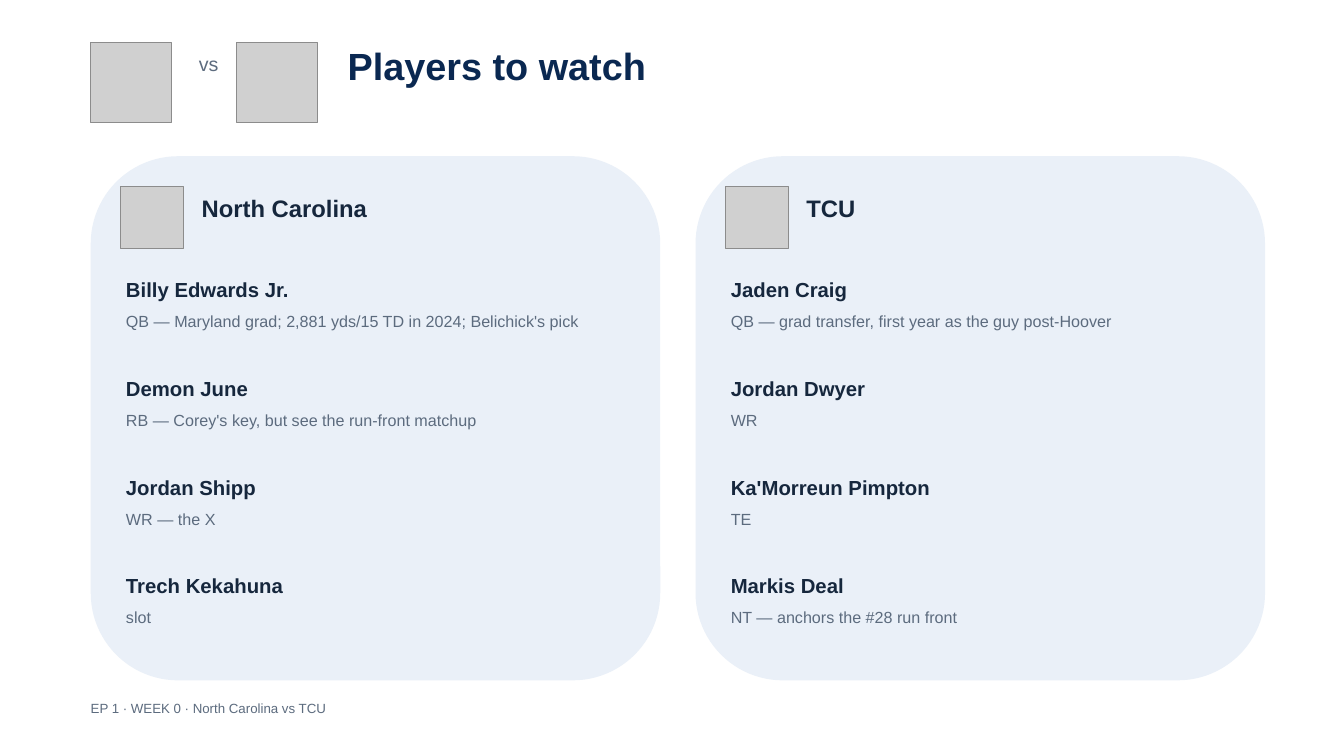
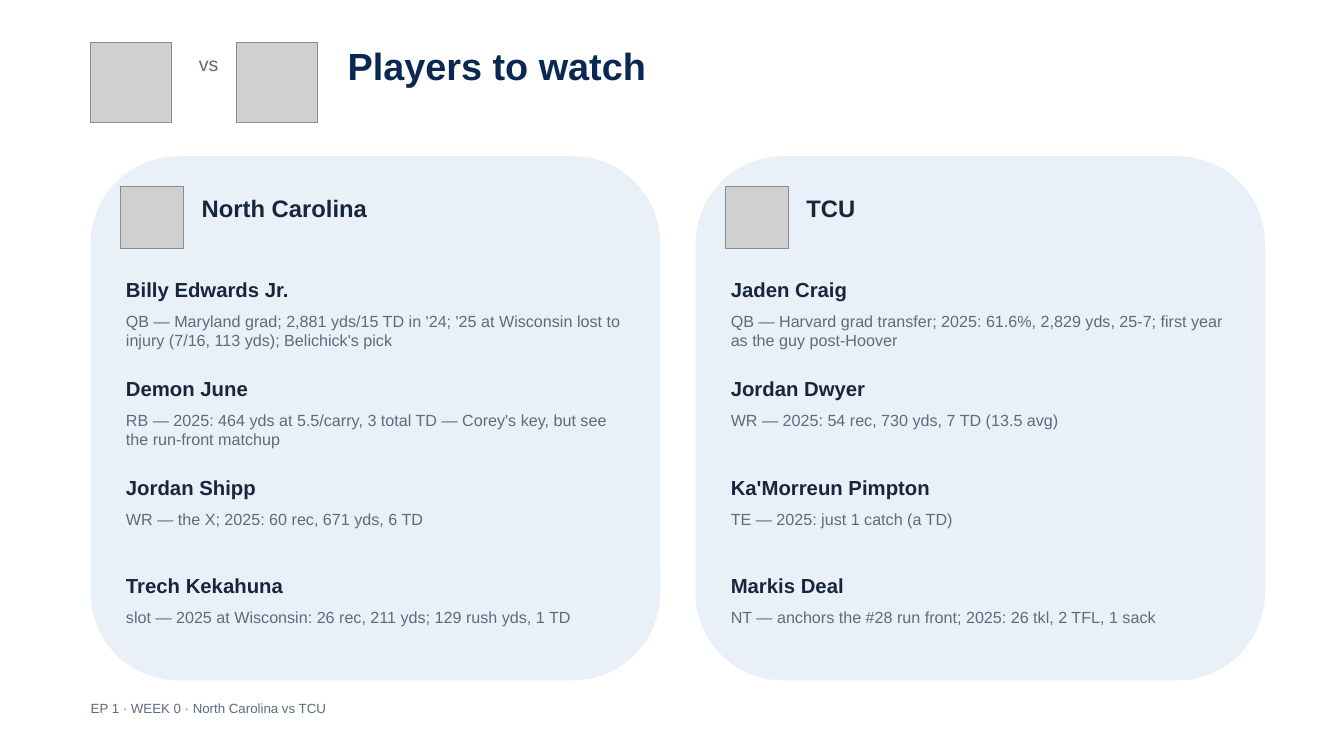
Before and after one commit to lucasalvarezflorida-lab/ncaa-fbs-analytics, a slide deck: slide 3 of decks/2026_Week0_Episode1.pptx. Drawn at 1344x756 pixels with LibreOffice and Linux fonts; fonts in the diff are those of the drawing; grey boxes stand for pictures. Boxes give left, top, right and bottom in pixels: in the first picture for what was removed or moved away, otherwise in the second. Text is boxed around its words. In the diff, an @@ line names an element or a change of style, - is before the commit and + after.

```diff
--- a/decks/2026_Week0_Episode1.pptx
+++ b/decks/2026_Week0_Episode1.pptx
@@ text at (126,315,620,350): text changed @@
-QB — Maryland grad; 2,881 yds/15 TD in 2024; Belichick's pick
+QB — Maryland grad; 2,881 yds/15 TD in '24; '25 at Wisconsin lost to injury (7/16, 113 yds); Belichick's pick
@@ text at (731,315,1222,350): text changed @@
-QB — grad transfer, first year as the guy post-Hoover
+QB — Harvard grad transfer; 2025: 61.6%, 2,829 yds, 25-7; first year as the guy post-Hoover
@@ text at (126,414,606,449): text changed @@
-RB — Corey's key, but see the run-front matchup
+RB — 2025: 464 yds at 5.5/carry, 3 total TD — Corey's key, but see the run-front matchup
@@ text at (731,414,1058,430): text changed @@
-WR
+WR — 2025: 54 rec, 730 yds, 7 TD (13.5 avg)
@@ text at (126,513,423,529): text changed @@
-WR — the X
+WR — the X; 2025: 60 rec, 671 yds, 6 TD
@@ text at (731,513,953,529): text changed @@
-TE
+TE — 2025: just 1 catch (a TD)
@@ text at (126,611,571,627): text changed @@
-slot
+slot — 2025 at Wisconsin: 26 rec, 211 yds; 129 rush yds, 1 TD
@@ text at (731,611,1155,625): text changed @@
-NT — anchors the #28 run front
+NT — anchors the #28 run front; 2025: 26 tkl, 2 TFL, 1 sack
```
Also in this commit, not shown: 2 other slides changed, 1 other file.
